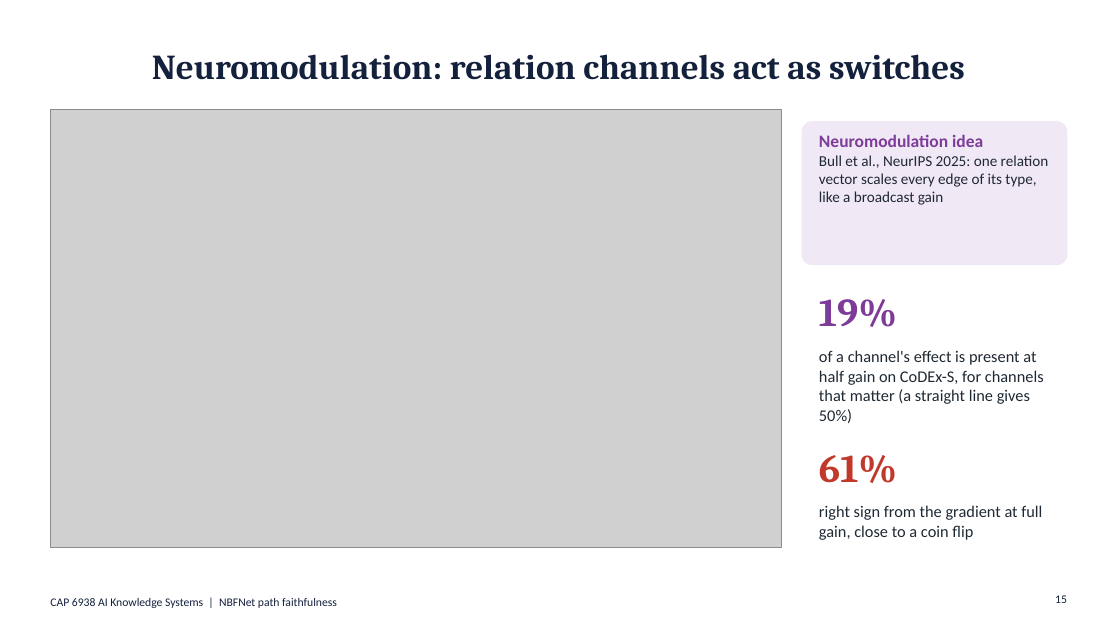
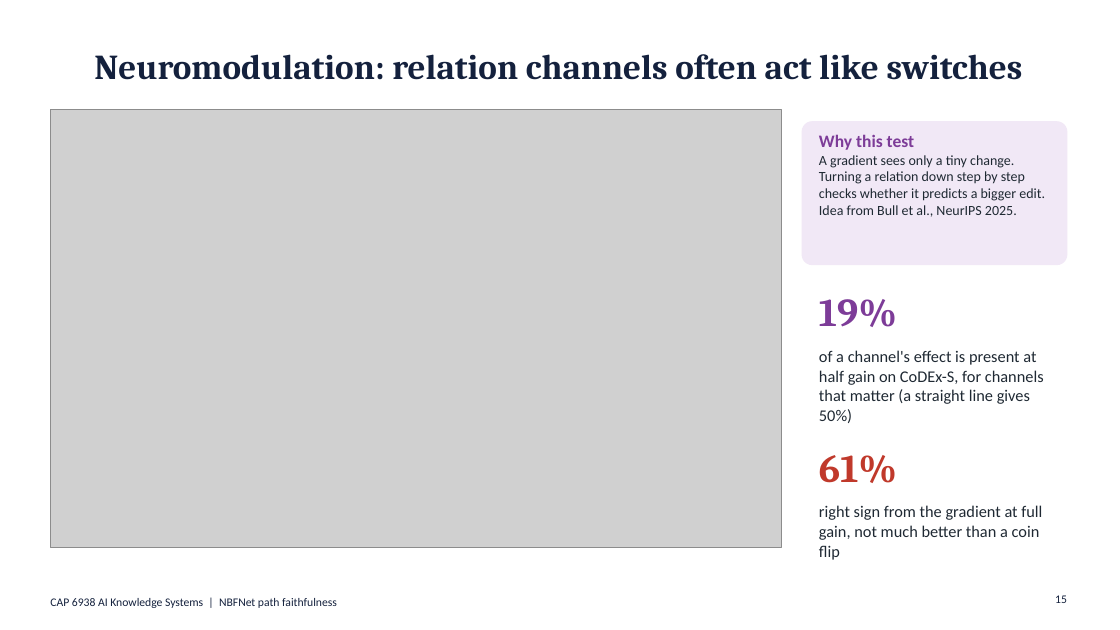
Before and after one commit to shadi97kh/nbfnet-path-faithfulness, a slide deck: slide 15 of presentation/NBFNet_Path_Faithfulness.pptx. Drawn at 1120x630 pixels with LibreOffice and Linux fonts; fonts in the diff are those of the drawing; grey boxes stand for pictures. Boxes give left, top, right and bottom in pixels: in the first picture for what was removed or moved away, otherwise in the second. Text is boxed around its words. In the diff, an @@ line names an element or a change of style, - is before the commit and + after.

```diff
--- a/presentation/NBFNet_Path_Faithfulness.pptx
+++ b/presentation/NBFNet_Path_Faithfulness.pptx
@@ title at box(94, 54, 1023, 80): text changed @@
-Neuromodulation: relation channels act as switches
+Neuromodulation: relation channels often act like switches
@@ text at box(819, 134, 1045, 217): text changed; size 13 to 12 pt @@
-Neuromodulation idea
-Bull et al., NeurIPS 2025: one relation vector scales every edge of its type, like a broadcast gain
+Why this test
+A gradient sees only a tiny change. Turning a relation down step by step checks whether it predicts a bigger edit. Idea from Bull et al., NeurIPS 2025.
@@ text at box(819, 505, 1042, 560): text changed @@
-right sign from the gradient at full gain, close to a coin flip
+right sign from the gradient at full gain, not much better than a coin flip
```
Also in this commit, not shown: 22 other files.
